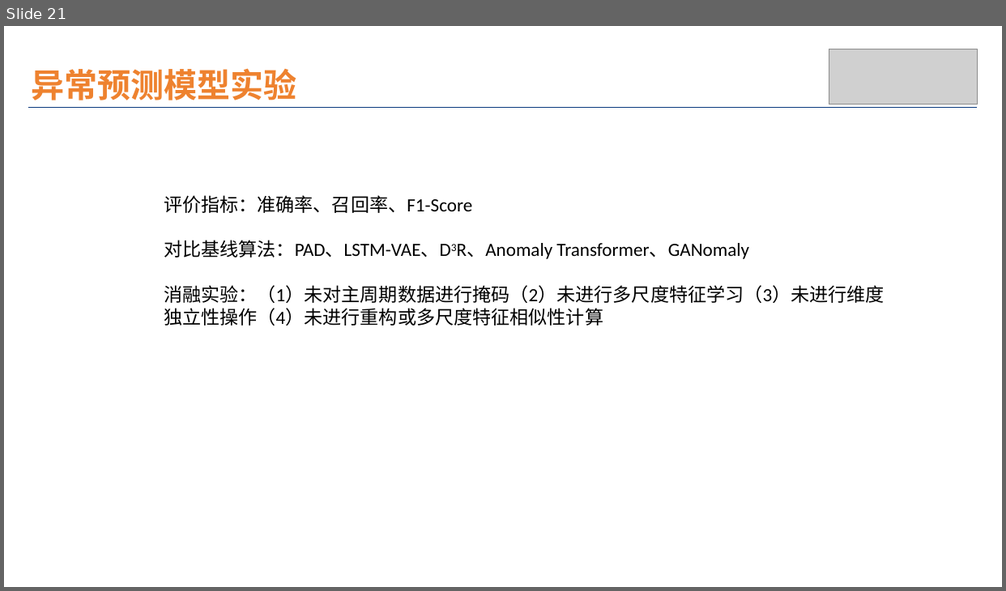
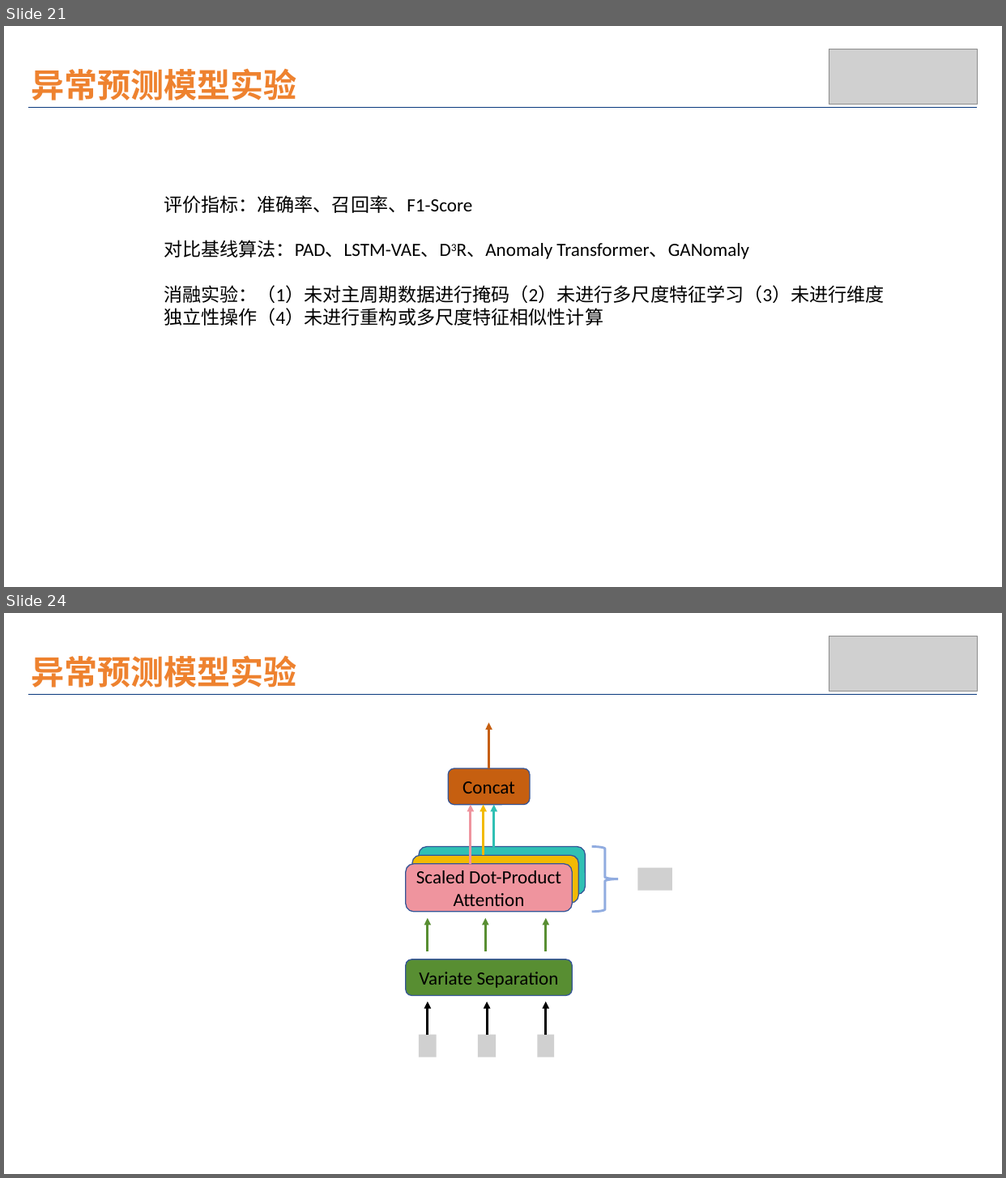
Before and after one commit to wuchenhu98/lunwen, a slide deck: 论文插图.pptx. Shown one above the other, each under a label of ours: slide 21 before the commit, slides 21 and 24 after it; the slides between them are not shown. The pictures are 1006x591 and 1006x1178 pixels, drawn with LibreOffice and Linux fonts; fonts in the diff are those of the drawing; grey boxes stand for pictures. Boxes give left, top, right and bottom in pixels: in the first picture for what was removed or moved away, otherwise in the second. Text is boxed around its words. In the diff, an @@ line names an element or a change of style, - is before the commit and + after.

```diff
--- a/论文插图.pptx
+++ b/论文插图.pptx
@@ slide 24 added at (4, 613, 1002, 1174), background #FFFFFF @@
@@ picture added at (829, 636, 978, 691) @@
@@ text added at (31, 655, 297, 688), 32 pt, text #EE822F, bold @@
+异常预测模型实验
@@ line added from (28, 695) to (978, 695), #09397E 1 pt @@
@@ arrow added from (489, 769) to (489, 723), #C65F10 2.25 pt @@
@@ rounded rectangle added at (448, 769, 530, 805), fill #C65F10, outline #355696 1 pt, 18 pt, text #000000 @@
+Concat
@@ arrow added from (471, 864) to (471, 805), #EF949E 2.25 pt @@
@@ arrow added from (484, 855) to (484, 805), #F2BA02 2.25 pt @@
@@ arrow added from (494, 846) to (494, 805), #30C0B4 2.25 pt @@
@@ rounded rectangle added at (412, 855, 578, 904), fill #F2BA02, outline #355696 1 pt @@
@@ rounded rectangle added at (419, 846, 585, 895), fill #30C0B4, outline #355696 1 pt @@
@@ right brace added at (592, 846, 618, 912), fill #FFFFFF, outline #91ACE0 2.25 pt @@
@@ rounded rectangle added at (406, 864, 572, 912), fill #EF949E, outline #355696 1 pt, 18 pt, text #000000 @@
+Scaled Dot-Product Attention
@@ picture added at (638, 868, 672, 891) @@
@@ arrow added from (428, 952) to (428, 918), #588E31 2.25 pt @@
@@ arrow added from (485, 952) to (485, 918), #588E31 2.25 pt @@
@@ arrow added from (546, 952) to (546, 918), #588E31 2.25 pt @@
@@ rounded rectangle added at (406, 960, 572, 995), fill #588E31, outline #355696 1 pt, 18 pt, text #000000 @@
+Variate Separation
@@ arrow added from (428, 1034) to (428, 1002), #000000 2.25 pt @@
@@ arrow added from (487, 1034) to (487, 1002), #000000 2.25 pt @@
@@ arrow added from (546, 1034) to (546, 1002), #000000 2.25 pt @@
@@ picture added at (419, 1034, 437, 1057) @@
@@ picture added at (478, 1034, 496, 1057) @@
@@ picture added at (538, 1034, 554, 1057) @@
```
Also in this commit, not shown: 3 other slides added, 3 other files.
